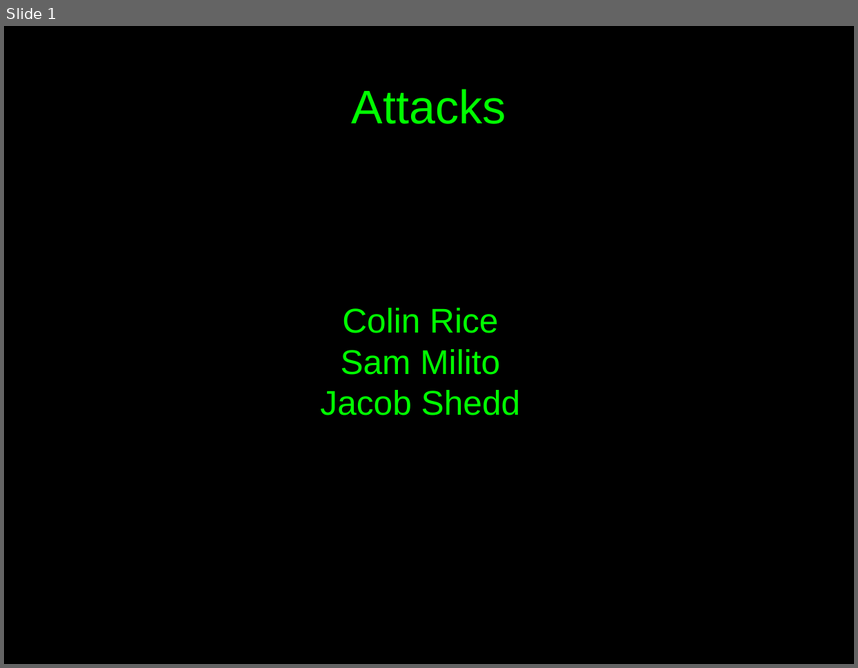
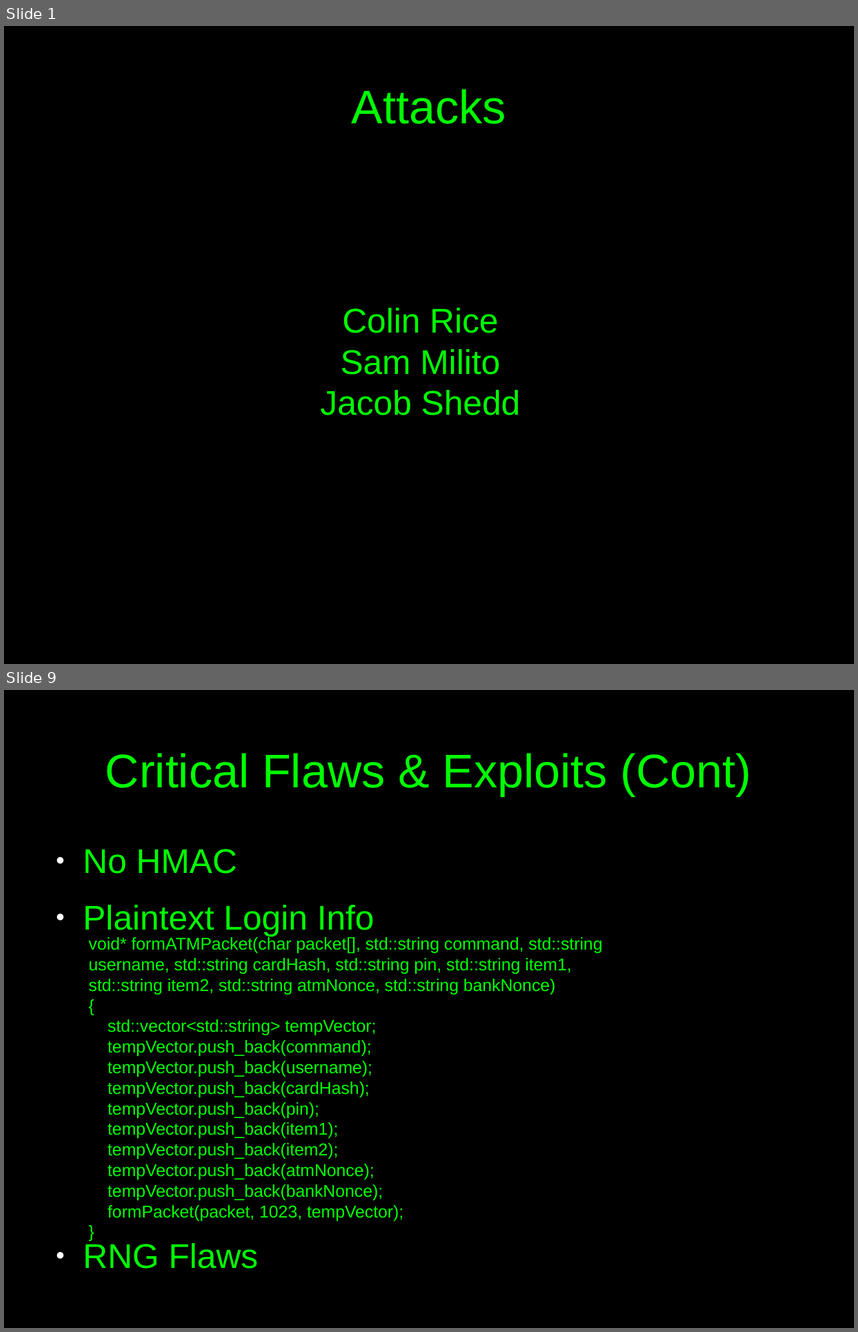
Before and after one commit to c00w/Crypto-Final-Project, a slide deck: Attack Presentation.odp. Shown one above the other, each under a label of ours: slide 1 before the commit, slides 1 and 9 after it; the slides between them are not shown. The pictures are 858x668 and 858x1332 pixels, drawn with LibreOffice and Linux fonts; fonts in the diff are those of the drawing. Boxes give left, top, right and bottom in pixels: in the first picture for what was removed or moved away, otherwise in the second. Text is boxed around its words. In the diff, an @@ line names an element or a change of style, - is before the commit and + after.

```diff
--- a/Attack Presentation.odp
+++ b/Attack Presentation.odp
@@ slide 9 added at [4,690,854,1328], background #000000 @@
@@ title added at [105,753,752,796], 44 pt, text #00FF00 @@
+Critical Flaws & Exploits (Cont)
@@ text added at [83,849,375,1268], 32 pt, text #00FF00 @@
+● No HMAC
+● Plaintext Login Info
+● RNG Flaws
@@ text added at [89,936,602,1221], 16 pt, text #00FF00 @@
+void* formATMPacket(char packet[], std::string command, std::string username, std::string cardHash, std::string pin, std::string item1, std::string item2, std::string atmNonce, std::string bankNonce)
+{
+std::vector<std::string> tempVector;
+tempVector.push_back(command);
+tempVector.push_back(username);
+tempVector.push_back(cardHash);
+tempVector.push_back(pin);
+tempVector.push_back(item1);
+tempVector.push_back(item2);
+tempVector.push_back(atmNonce);
+tempVector.push_back(bankNonce);
+formPacket(packet, 1023, tempVector);
+}
```
Also in this commit, not shown: 6 slides changed, 8 other slides added, 6 slides removed, 2 other files.
